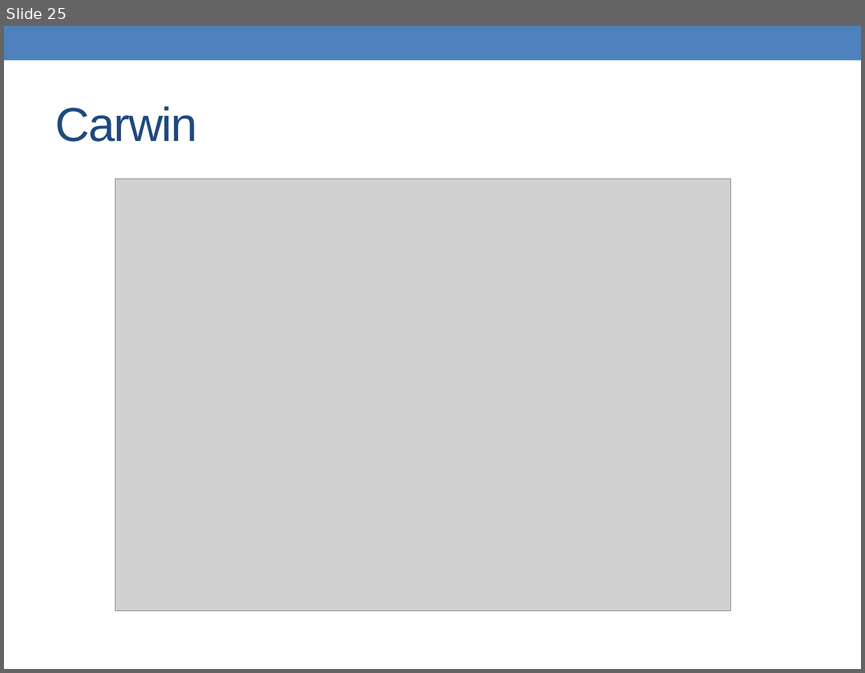
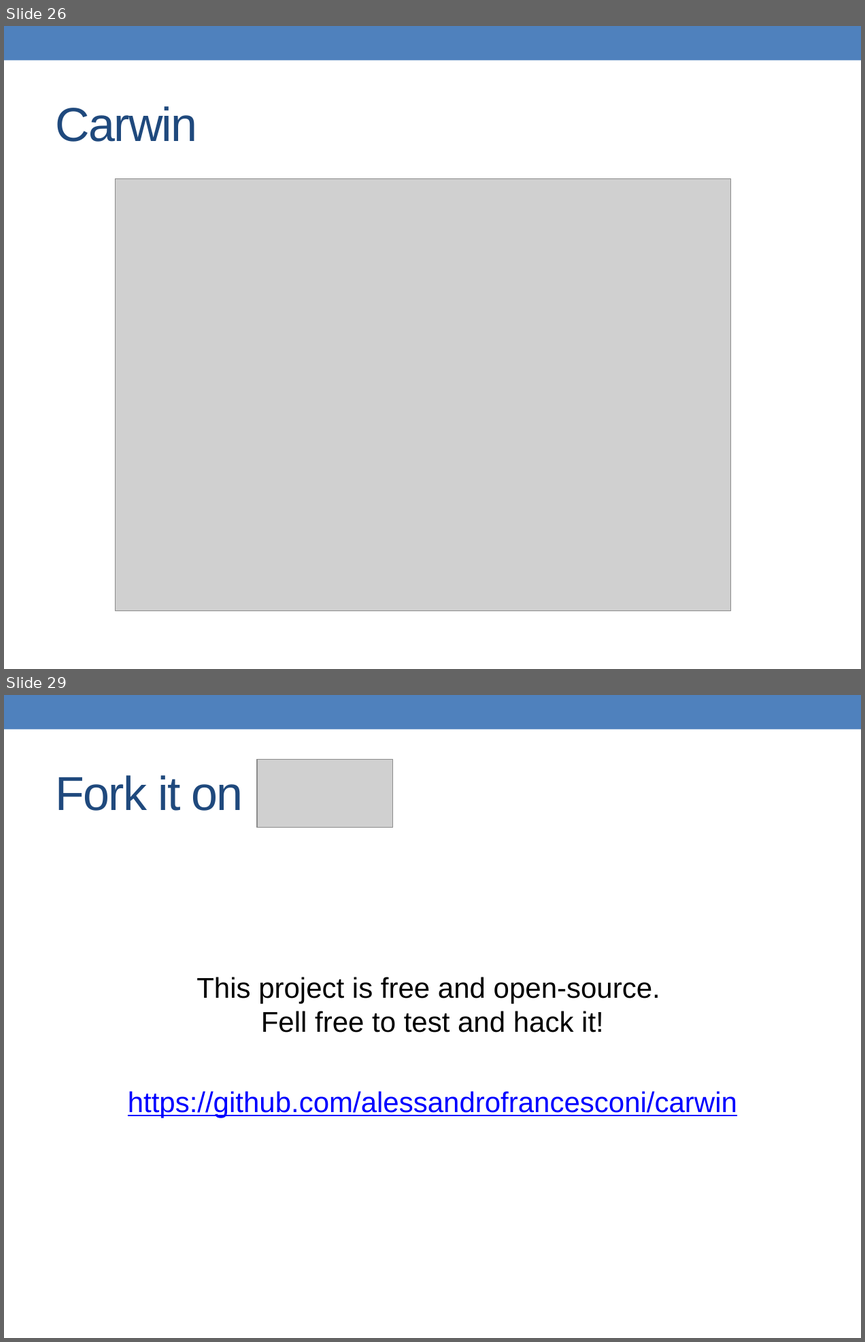
Before and after one commit to alessandrofrancesconi/carwin, a slide deck: presentation.pptx. Shown one above the other, each under a label of ours: slide 25 before the commit, slides 26 and 29 after it; the slides between them are not shown. The pictures are 865x673 and 865x1342 pixels, drawn with LibreOffice and Linux fonts; fonts in the diff are those of the drawing; grey boxes stand for pictures. Boxes give left, top, right and bottom in pixels: in the first picture for what was removed or moved away, otherwise in the second. Text is boxed around its words. In the diff, an @@ line names an element or a change of style, - is before the commit and + after.

```diff
--- a/presentation.pptx
+++ b/presentation.pptx
@@ slide 29 added at <box>4,695,861,1338</box>, background #FFFFFF; not listed: 1 template element that a slide beside it also shows @@
@@ title added at <box>56,775,243,811</box>, 40 pt, text #1F497D @@
+Fork it on
@@ picture added at <box>257,759,392,827</box> @@
@@ text added at <box>128,977,737,1117</box>, 24 pt, text #000000 @@
+This project is free and open-source.
+Fell free to test and hack it!
+https://github.com/alessandrofrancesconi/carwin
@@ what was slide 25 is now slide 26 @@
```
Also in this commit, not shown: 7 slides changed, 2 other slides added, 1 other file.
